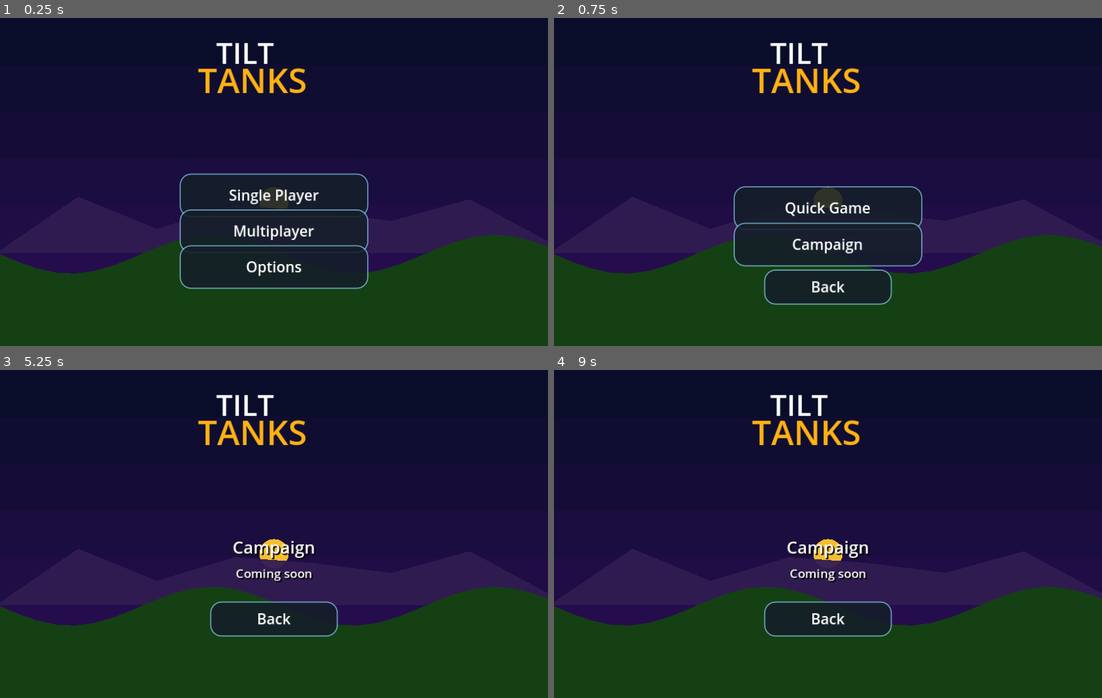
Above: before the commit, frames 1-4 (two rows, left to right).
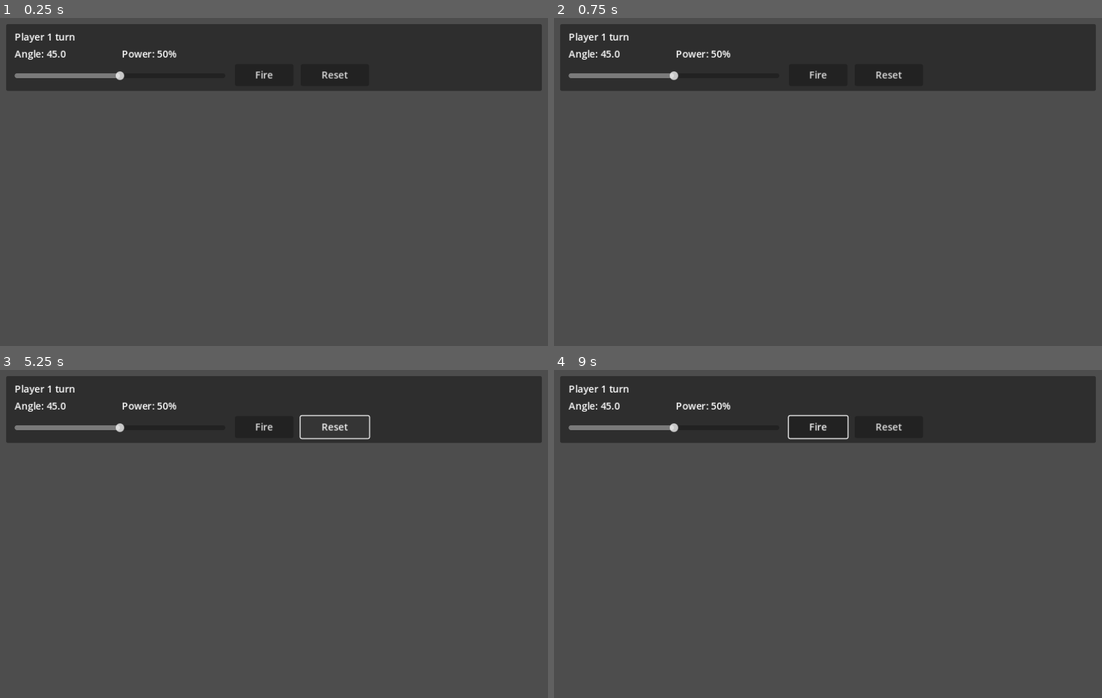
Above: after the commit, the same moments.

Repository: nwrowe/tilt-tanks
Game: Godot game, scene res://scenes/Main.tscn
Same seed, same stepped clock (60 frames per second), same inputs: the game is played once before the commit and once after it.
Inputs (mouse positions are in pixels of both pictures, inside the frame that each line leads up to):
- Up to frame 1 (0.25 s): no input
- Up to frame 2 (0.75 s): click (828, 195) at 0.5 s, where only the run before the commit has a clickable "Single Player"
- Up to frame 3 (5.25 s): click (274, 596) at 1.25 s, where only the run before the commit has a clickable "Campaign"; click (263, 425) at 2 s, where only the run after the commit has a clickable "Fire"; click (274, 619) at 2.75 s, where only the run before the commit has a clickable "Back"; click (274, 547) at 3.5 s, where only the run before the commit has a clickable "Single Player"; click (274, 596) at 4.25 s, where only the run before the commit has a clickable "Campaign"; click (334, 425) at 5 s, where only the run after the commit has a clickable "Reset"
- Up to frame 4 (9 s): move the mouse to (948, 517) at 5.77 s; hold Right 5.78-6.5 s; hold R 5.78-6.5 s; click (948, 517) at 5.92 s; drag from (718, 550) to (800, 599) at 6.52 s; move the mouse to (882, 461) at 7.27 s; hold Right 7.28-8 s; hold R 7.28-8 s; drag from (800, 599) to (663, 484) at 8.02 s; move the mouse to (992, 583) at 8.77 s; hold Left from 8.78 s (still down); hold R from 8.78 s (still down)

The runs differ from the first frame. In frame 1, 98% of the frame differs, in the area x 0-100%, y 0-100%; in frame 2, 98%; in frame 3, 99%; in frame 4, 99%.
Error after the commit: Parse Error: Could not resolve class "res://scripts/core/MainGameLevelFacade.gd". (res://scripts/core/MainGameSpecialWeaponsFacade.gd:1)

Commit message:
Update EndPopup.gd

Diff:
--- a/scripts/ui/EndPopup.gd
+++ b/scripts/ui/EndPopup.gd
@@ -18,9 +18,9 @@
 const REMATCH_POS: Vector2 = Vector2(36, 96)
 const REMATCH_SIZE: Vector2 = Vector2(130, 46)
 
-const QUIT_TEXT: String = "Quit"
-const QUIT_POS: Vector2 = Vector2(194, 96)
-const QUIT_SIZE: Vector2 = Vector2(130, 46)
+const MAIN_MENU_TEXT: String = "Main Menu"
+const MAIN_MENU_POS: Vector2 = Vector2(194, 96)
+const MAIN_MENU_SIZE: Vector2 = Vector2(130, 46)
 
 static func make_panel(ui_layer: CanvasLayer) -> Panel:
 	var panel: Panel = Panel.new()
@@ -44,5 +44,5 @@
 static func make_rematch_button(panel: Panel) -> Button:
 	return MobileControls.make_button(REMATCH_TEXT, REMATCH_POS, REMATCH_SIZE, panel)
 
-static func make_quit_button(panel: Panel) -> Button:
-	return MobileControls.make_button(QUIT_TEXT, QUIT_POS, QUIT_SIZE, panel)
+static func make_main_menu_button(panel: Panel) -> Button:
+	return MobileControls.make_button(MAIN_MENU_TEXT, MAIN_MENU_POS, MAIN_MENU_SIZE, panel)
